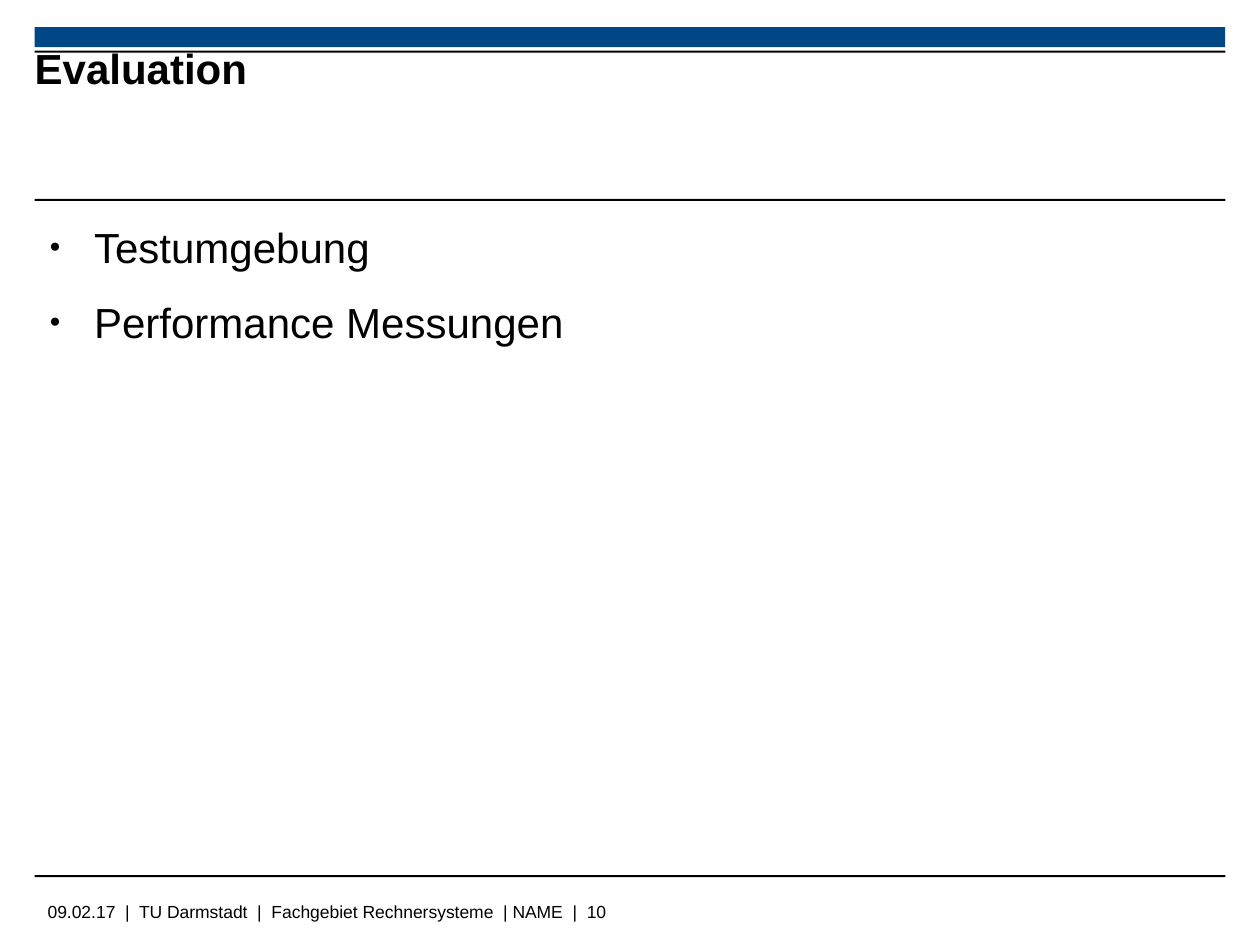
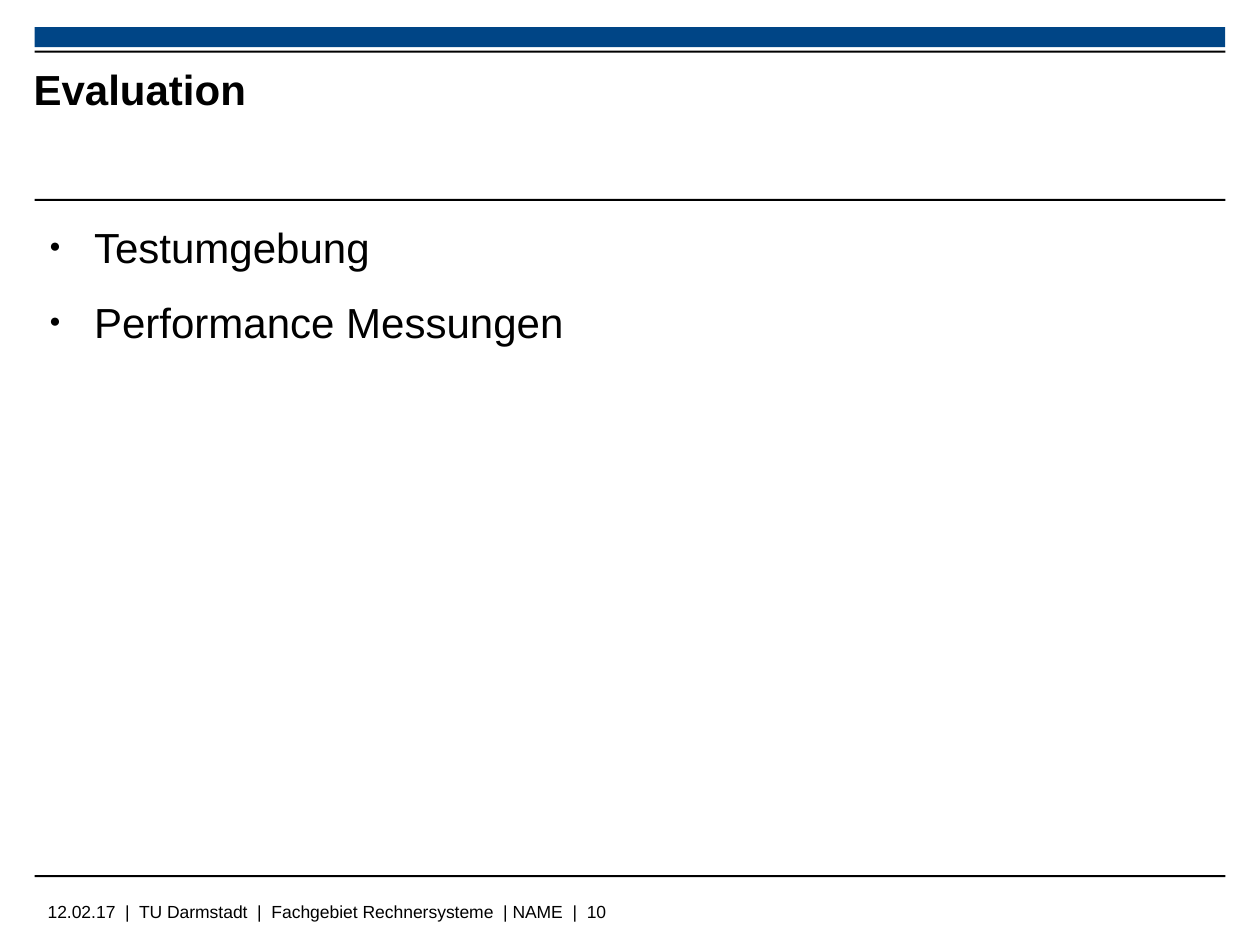
Before and after one commit to Wiero/PS_RS_REPORT, a slide deck: slide 10 of libreoffice_presentation.odp. Drawn at 1260x945 pixels with LibreOffice and Linux fonts; fonts in the diff are those of the drawing; background and template pictures are left out. Boxes give left, top, right and bottom in pixels: in the first picture for what was removed or moved away, otherwise in the second. Text is boxed around its words. In the diff, an @@ line names an element or a change of style, - is before the commit and + after.

```diff
--- a/libreoffice_presentation.odp
+++ b/libreoffice_presentation.odp
@@ title "Evaluation": place and size @@
-title "Evaluation" at box(35, 50, 247, 85)
+title "Evaluation" at box(34, 74, 246, 106)
@@ text at box(48, 905, 606, 922): text changed @@
-09.02.17 | TU Darmstadt | Fachgebiet Rechnersysteme | NAME | 10
+12.02.17 | TU Darmstadt | Fachgebiet Rechnersysteme | NAME | 10
```
Also in this commit, not shown: 5 other slides changed, 3 slides added, 3 slides removed, 1 other file.
